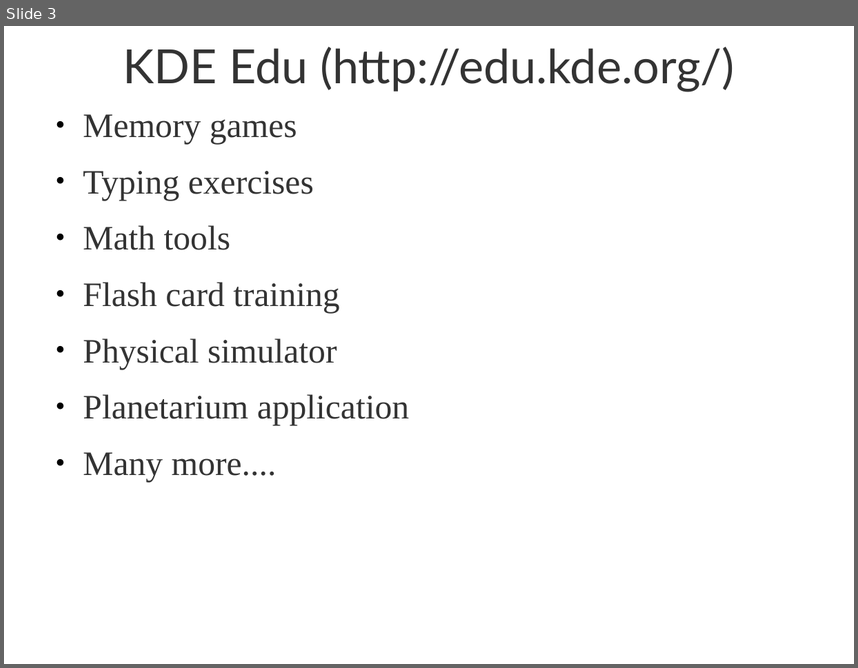
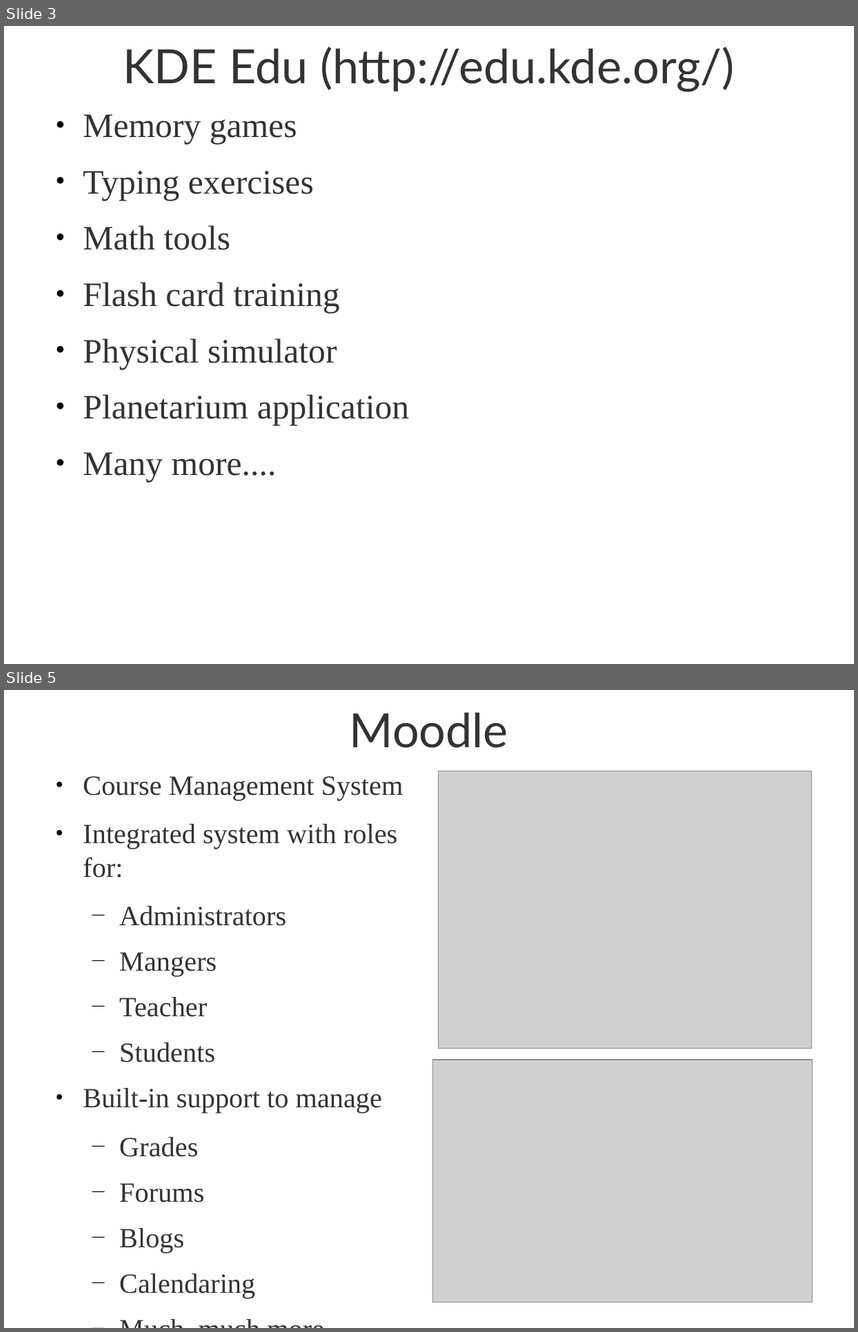
Before and after one commit to open-it-lab/ol-presentations, a slide deck: educational-resources.odp. Shown one above the other, each under a label of ours: slide 3 before the commit, slides 3 and 5 after it; the slides between them are not shown. The pictures are 858x668 and 858x1332 pixels, drawn with LibreOffice and Linux fonts; fonts in the diff are those of the drawing; grey boxes stand for pictures; background and template pictures are left out. Boxes give left, top, right and bottom in pixels: in the first picture for what was removed or moved away, otherwise in the second. Text is boxed around its words. In the diff, an @@ line names an element or a change of style, - is before the commit and + after.

```diff
--- a/educational-resources.odp
+++ b/educational-resources.odp
@@ slide 5 added at (x1=4, y1=690, x2=854, y2=1328), background picture (left out) @@
@@ title added at (x1=350, y1=712, x2=508, y2=748), 44 pt, text #333333 @@
+Moodle
@@ picture added at (x1=438, y1=771, x2=812, y2=1049) @@
@@ text added at (x1=83, y1=776, x2=404, y2=1299), 26 pt, text #333333 @@
+● Course Management System
+● Integrated system with roles for:
+  — Administrators
+  — Mangers
+  — Teacher
+  — Students
+● Built-in support to manage
+  — Grades
+  — Forums
+  — Blogs
+  — Calendaring
+  — Much, much more...
@@ picture added at (x1=433, y1=1060, x2=813, y2=1303) @@
```
Also in this commit, not shown: 2 other slides added, 7 other files.
